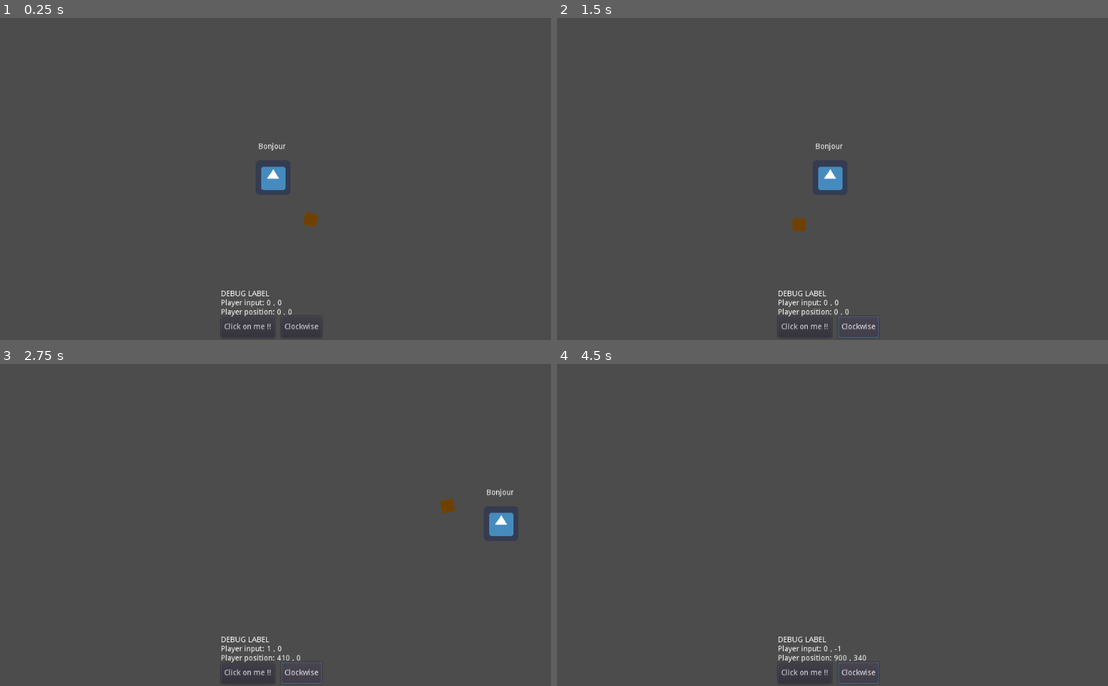
Above: before the commit, frames 1-4 (two rows, left to right).
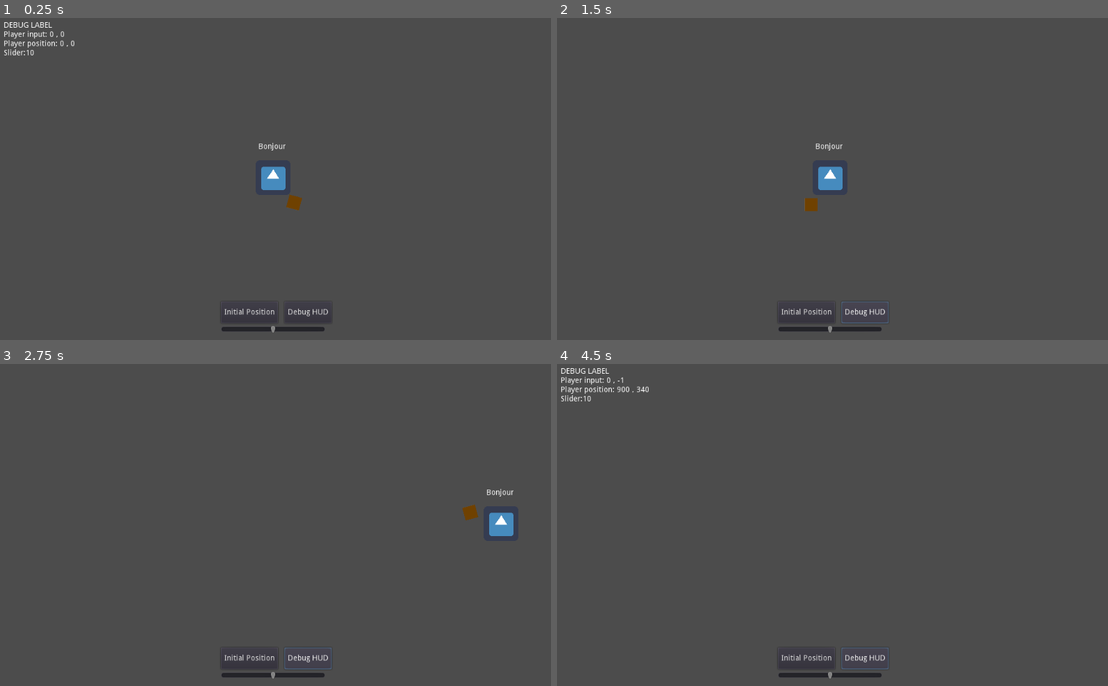
Above: after the commit, the same moments.

Repository: Florian-DELRIEU/Godot-Test
Game: Godot game, scene res://Scenes/MainNode.tscn
Same seed, same stepped clock (60 frames per second), same inputs: the game is played once before the commit and once after it. The engine's default icon, where the game draws it, is replaced by a stand-in: a white triangle on a blue panel in a dark square.
Inputs:
- Up to frame 1 (0.25 s): no input
- Up to frame 2 (1.5 s): click "Click on me !!" (after the commit: "Initial Position") at 0.5 s; click "Clockwise" (after the commit: "Debug HUD") at 1.25 s
- Up to frame 3 (2.75 s): hold Right (ui_right) from 2.03 s (still down)
- Up to frame 4 (4.5 s): release Right (ui_right) at 2.78 s; hold Down (ui_down) 2.78-3.53 s; hold Right (ui_right) 3.53-4.28 s; tap Enter at 4.25 s; hold Up (ui_up) from 4.28 s (still down)

The runs differ from the first frame. In frame 1, 1.2% of the frame differs, in the area x 0-60%, y 1-100%; in frame 2, 1.0%; in frame 3, 1.0%; in frame 4, 1.1%.

Commit message:
connect buttons

Diff:
--- a/Scenes/MainNode.tscn
+++ b/Scenes/MainNode.tscn
@@ -25,7 +25,7 @@
 scale = Vector2( 0.75, 0.75 )
 texture = ExtResource( 1 )
 centered = false
-offset = Vector2( 100, 60 )
+offset = Vector2( 50, 30 )
 hframes = 2
 vframes = 3
 frame = 1
@@ -34,38 +34,52 @@
 [node name="Camera2D" type="Camera2D" parent="."]
 current = true
 
+[node name="DebugHUD" type="Label" parent="Camera2D"]
+margin_left = -496.0
+margin_top = -288.0
+margin_right = -320.0
+margin_bottom = -192.0
+text = "CI_ postion = ( ... , ... )"
+__meta__ = {
+"_edit_use_anchors_": false
+}
+
 [node name="HSplitContainer" type="HSplitContainer" parent="."]
 margin_left = -96.0
-margin_top = 256.0
-margin_right = 90.0
-margin_bottom = 296.0
+margin_top = 229.0
+margin_right = 96.0
+margin_bottom = 269.0
 __meta__ = {
 "_edit_use_anchors_": false
 }
 
 [node name="Button" type="Button" parent="HSplitContainer"]
-margin_right = 99.0
+margin_right = 105.0
 margin_bottom = 40.0
-text = "Click on me !!"
+text = "Initial Position"
 __meta__ = {
 "_edit_use_anchors_": false
 }
 
 [node name="Button2" type="Button" parent="HSplitContainer"]
-margin_left = 111.0
-margin_right = 186.0
+margin_left = 117.0
+margin_right = 204.0
 margin_bottom = 40.0
-text = "Clockwise"
+text = "Debug HUD"
 __meta__ = {
 "_edit_use_anchors_": false
 }
 
-[node name="SceneLabel" type="Label" parent="."]
+[node name="SpeedSlider" type="HSlider" parent="."]
 margin_left = -96.0
-margin_top = 208.0
-margin_right = 43.0
-margin_bottom = 229.0
-text = "CI_ postion = ( ... , ... )"
+margin_top = 272.0
+margin_right = 96.0
+margin_bottom = 288.0
+max_value = 20.0
+value = 10.0
 __meta__ = {
 "_edit_use_anchors_": false
 }
+
+[connection signal="pressed" from="HSplitContainer/Button" to="." method="InitialPose_button"]
+[connection signal="pressed" from="HSplitContainer/Button2" to="." method="Debug_pressed"]
--- a/Scenes/Player.gd
+++ b/Scenes/Player.gd
@@ -8,6 +8,7 @@
 var dirY = int()
 var DEBUG = true
 
+#var slider = get_parent().get_node("SpeedSlider")
 export (int, 0, 10, 1) var speed
 
 func _process(delta):
--- a/Scripts/MainNode.gd
+++ b/Scripts/MainNode.gd
@@ -2,6 +2,7 @@
 var player_input_x
 var player_input_y
 var txt = ""
+var DEBUG_HUD = true
 
 func _process(delta):
 	player_input_x = $Player.dirX
@@ -12,8 +13,20 @@
 	txt = """DEBUG LABEL
 	Player input: 		{} , {}
 	Player position: 	{} , {}
+	Slider:				{}
 	""".format([
 		player_input_x,player_input_y,
-		$Player.position.x,$Player.position.y
+		$Player.position.x,$Player.position.y,
+		$SpeedSlider.value
 		],"{}")
-	$SceneLabel.text = txt
+	if DEBUG_HUD: $Camera2D/DebugHUD.text = txt
+	else: 		  $Camera2D/DebugHUD.text = ""
+
+
+func InitialPose_button():
+	$Player.position.x = 0
+	$Player.position.y = 0
+
+
+func Debug_pressed():
+	DEBUG_HUD = not DEBUG_HUD
